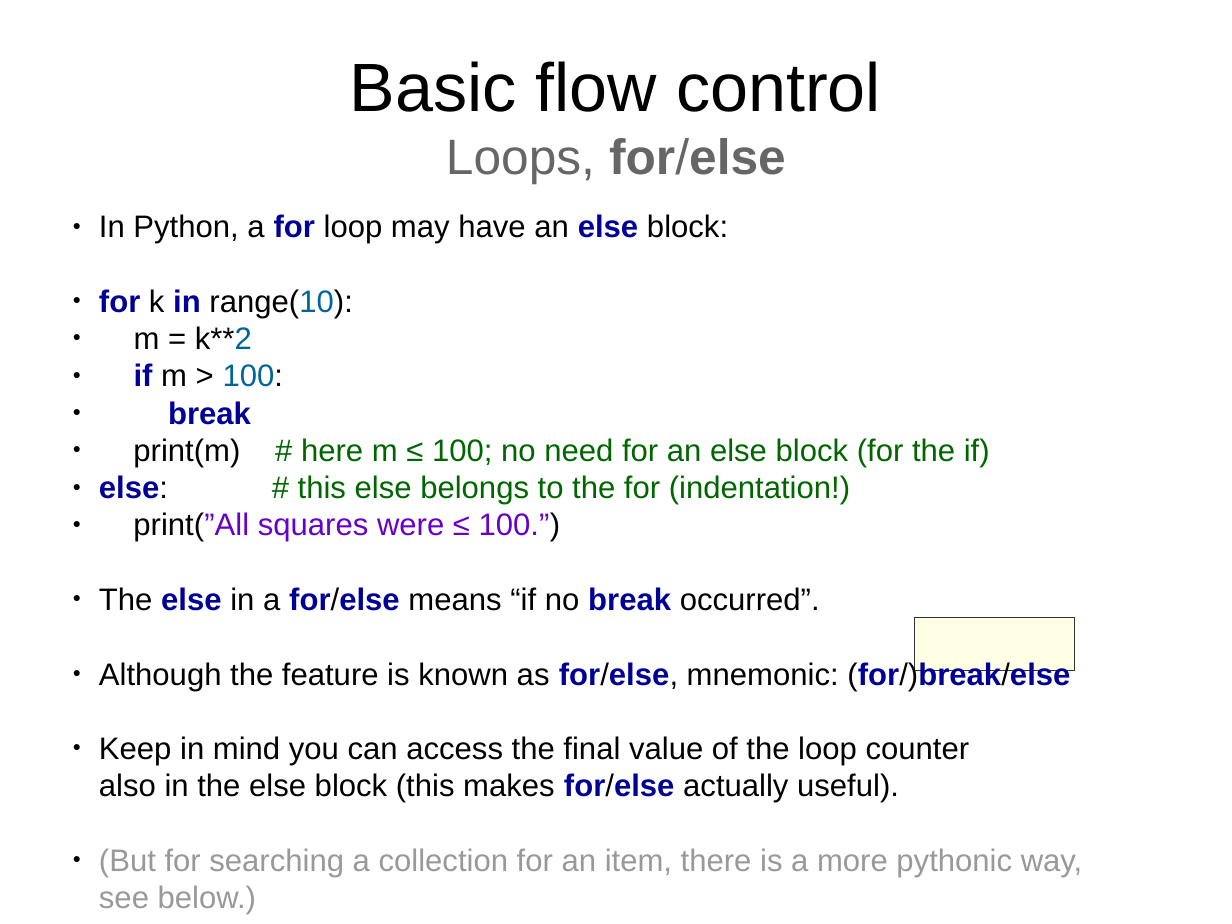
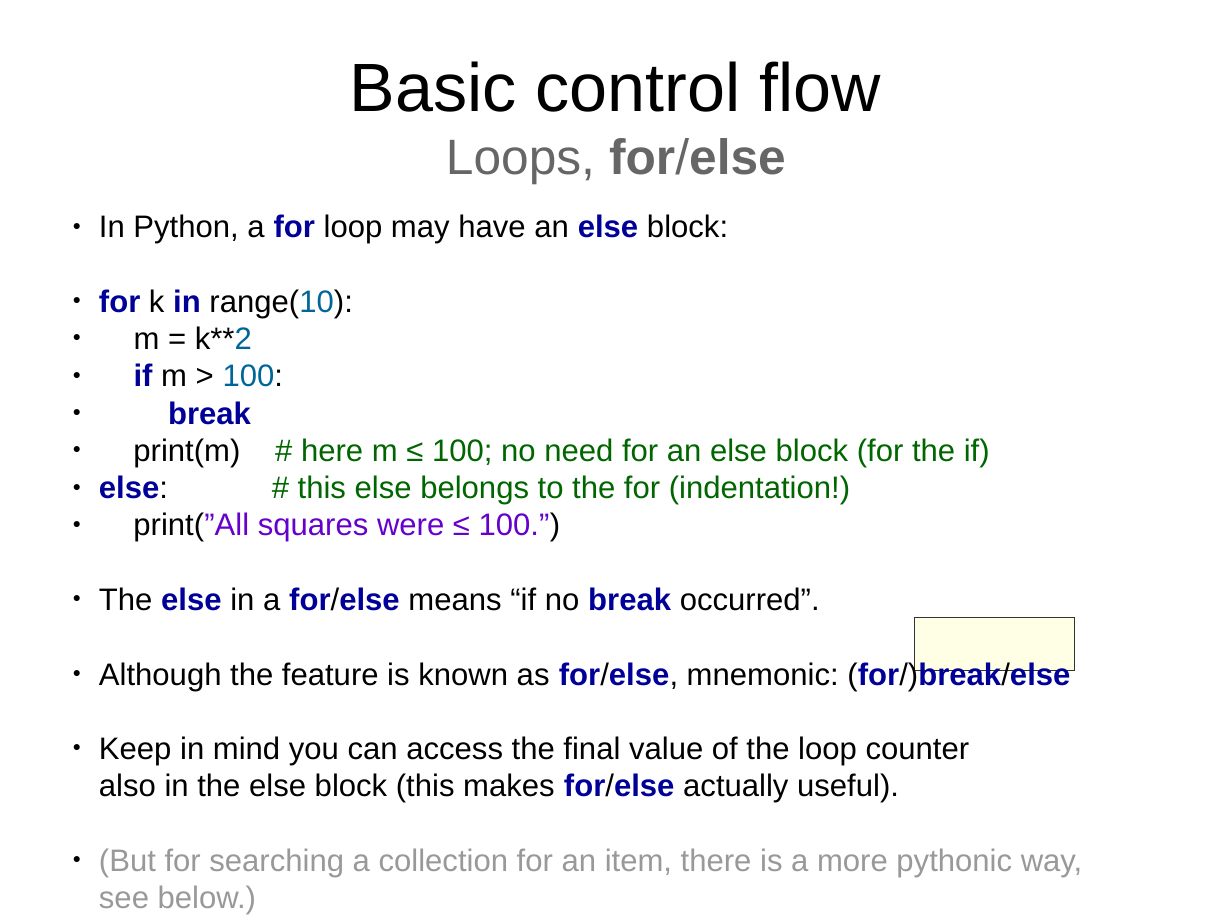
Before and after one commit to Technologicat/python-3-scicomp-intro, a slide deck: slide 11 of lecture_slides/src/lecture2/lectures_tut_2018_2.odp. Drawn at 1232x924 pixels with LibreOffice and Linux fonts; fonts in the diff are those of the drawing. Boxes give left, top, right and bottom in pixels: in the first picture for what was removed or moved away, otherwise in the second. Text is boxed around its words. In the diff, an @@ line names an element or a change of style, - is before the commit and + after.

Commit message:
lectures 2, 3: fix terminology mishap: flow control -> control flow

```diff
--- a/lecture_slides/src/lecture2/lectures_tut_2018_2.odp
+++ b/lecture_slides/src/lecture2/lectures_tut_2018_2.odp
@@ title at (x1=350, y1=61, x2=881, y2=184): text changed @@
-Basic flow control
-Loops, for/else
+Basic control flow
+Loops, for/else
```
Also in this commit, not shown: 8 other slides changed, 3 other files.
